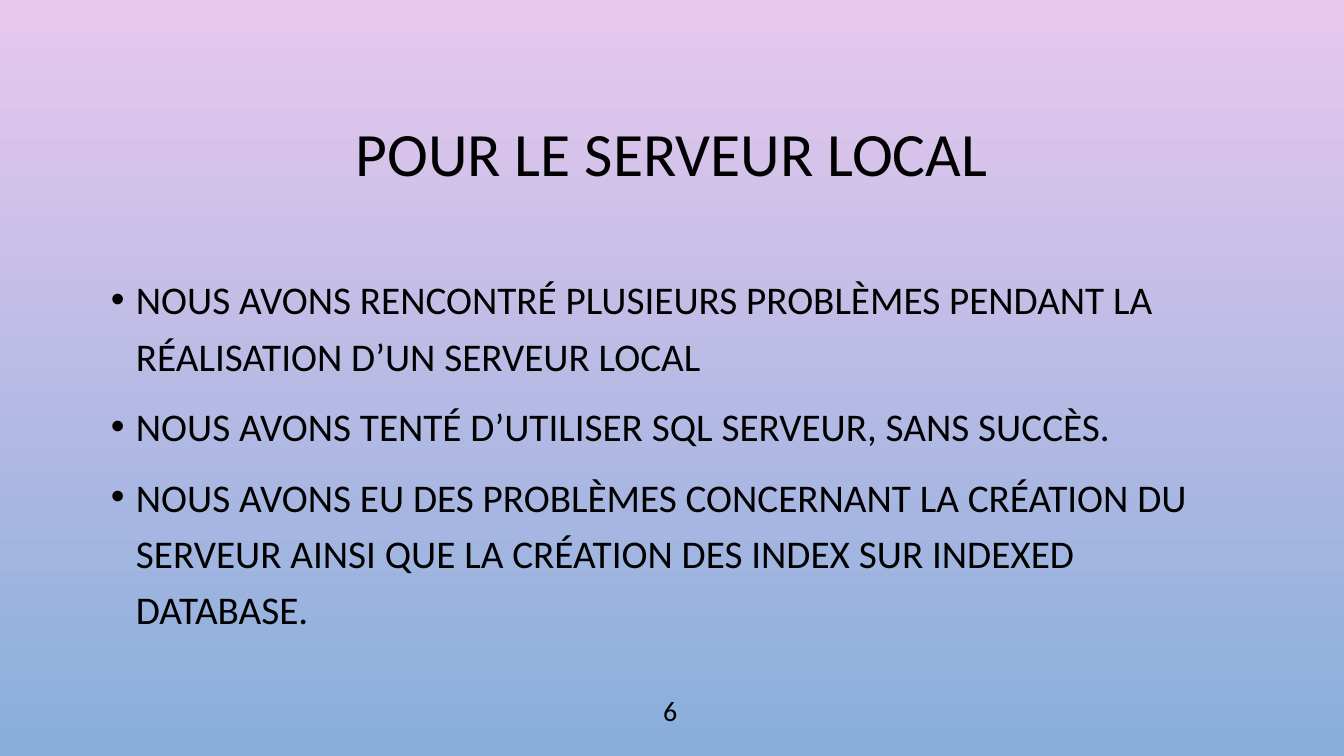
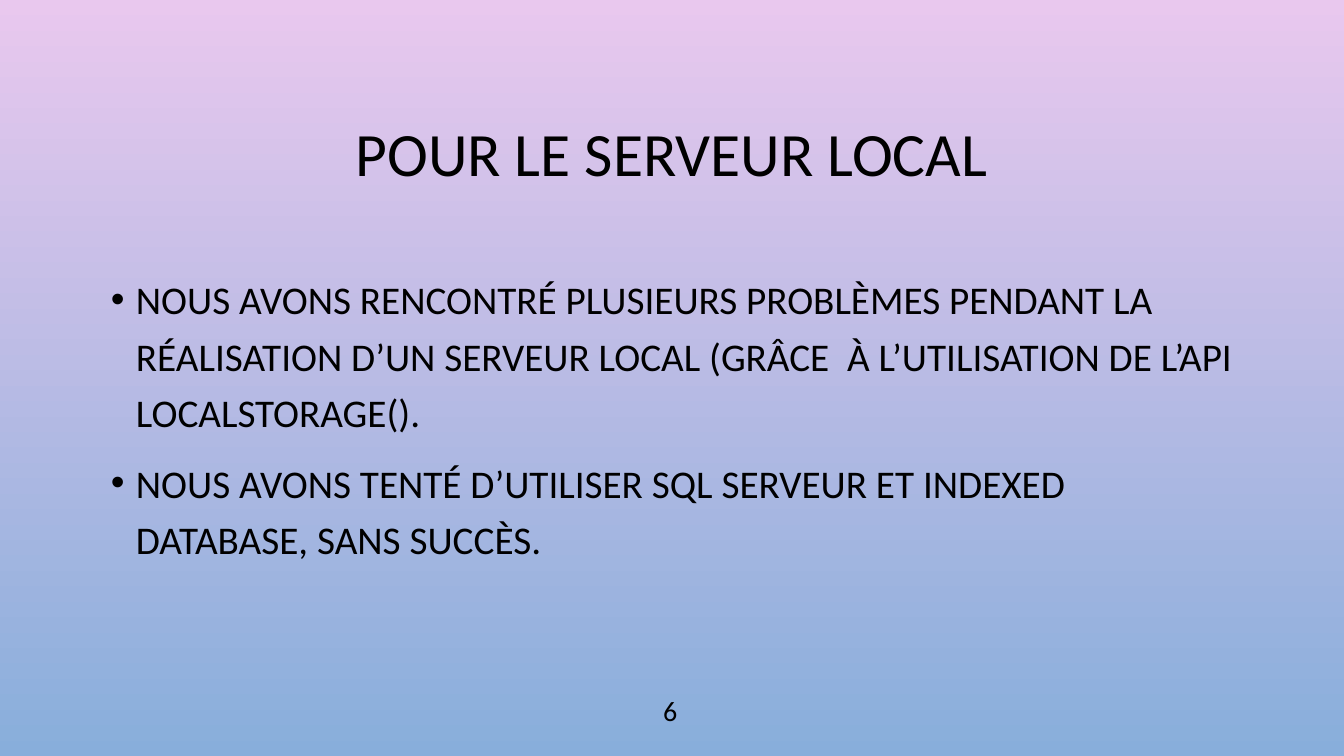
Before and after one commit to sarahsaina/Machine_a_sous-JS, a slide deck: slide 6 of projet à rendre/presentation.pptx. Drawn at 1344x756 pixels with LibreOffice and Linux fonts; fonts in the diff are those of the drawing; background and template pictures are left out. Boxes give left, top, right and bottom in pixels: in the first picture for what was removed or moved away, otherwise in the second. Text is boxed around its words. In the diff, an @@ line names an element or a change of style, - is before the commit and + after.

Commit message:
modif

```diff
--- a/projet à rendre/presentation.pptx
+++ b/projet à rendre/presentation.pptx
@@ text at [136,281,1232,559]: text changed @@
-• NOUS AVONS RENCONTRÉ PLUSIEURS PROBLÈMES PENDANT LA RÉALISATION D’UN SERVEUR LOCAL
-• NOUS AVONS TENTÉ D’UTILISER SQL SERVEUR, SANS SUCCÈS.
-• NOUS AVONS EU DES PROBLÈMES CONCERNANT LA CRÉATION DU SERVEUR AINSI QUE LA CRÉATION DES INDEX SUR INDEXED DATABASE.
+• NOUS AVONS RENCONTRÉ PLUSIEURS PROBLÈMES PENDANT LA RÉALISATION D’UN SERVEUR LOCAL (GRÂCE À L’UTILISATION DE L’API LOCALSTORAGE().
+• NOUS AVONS TENTÉ D’UTILISER SQL SERVEUR ET INDEXED DATABASE, SANS SUCCÈS.
```
